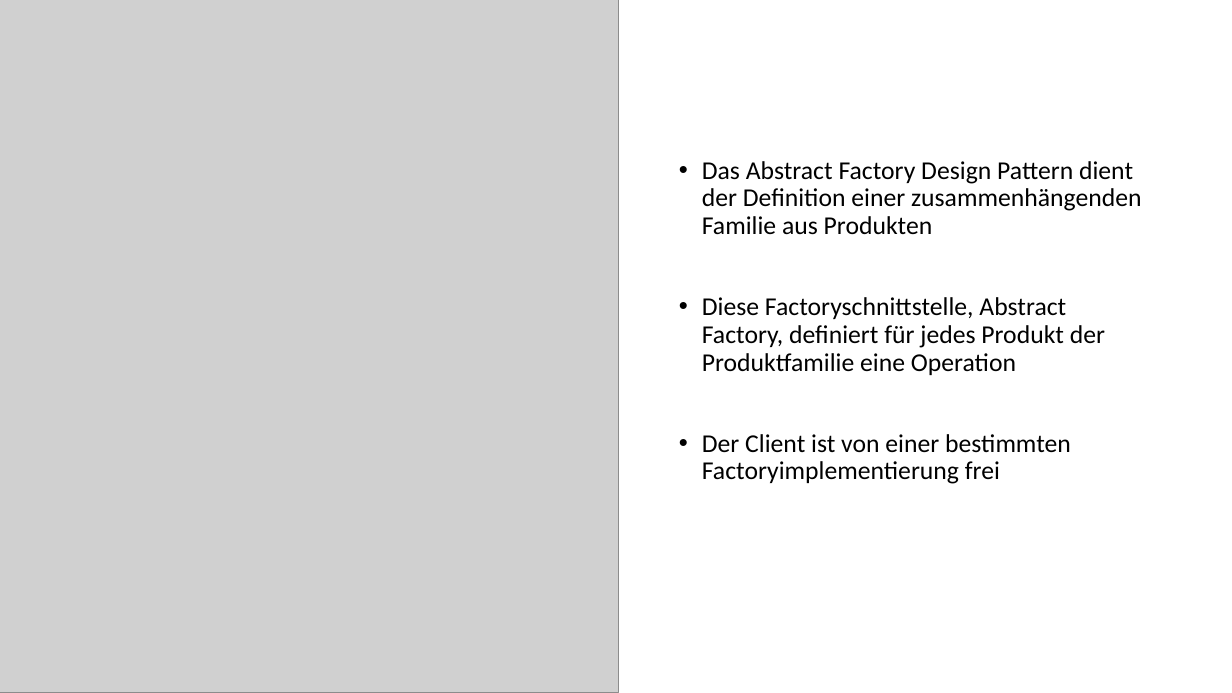
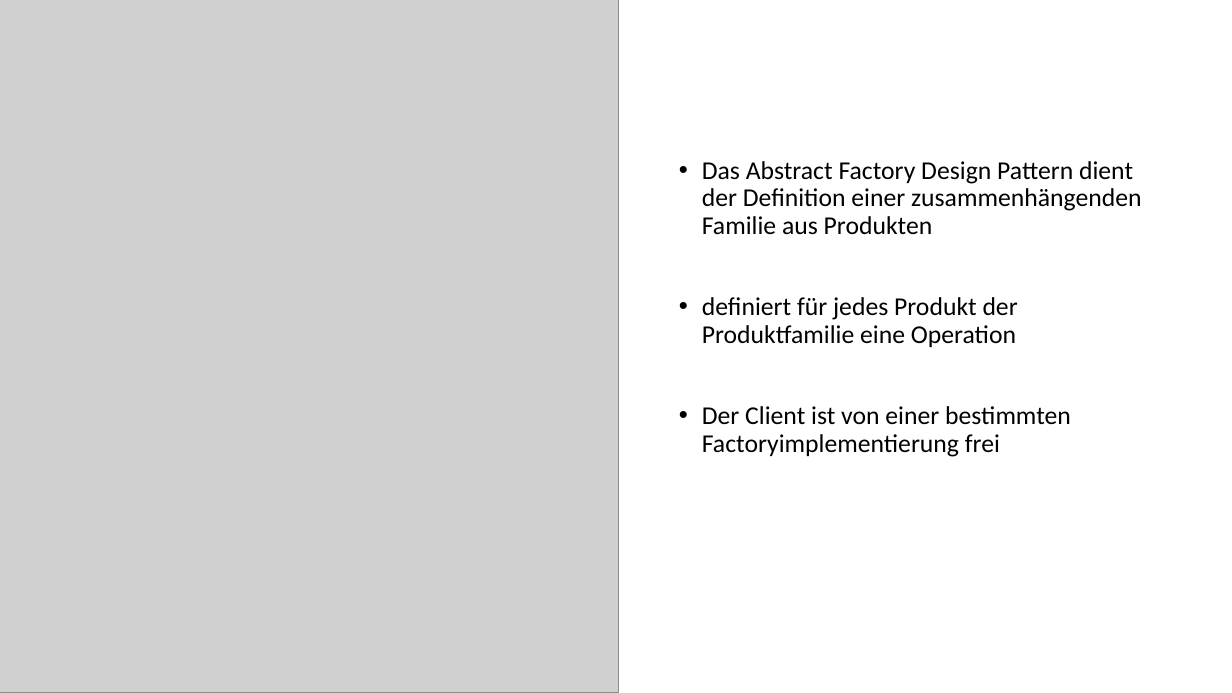
Before and after one commit to lara-109/4CHIF, a slide deck: slide 4 of POS/Abstract Factory.pptx. Drawn at 1232x693 pixels with LibreOffice and Linux fonts; fonts in the diff are those of the drawing; grey boxes stand for pictures. Boxes give left, top, right and bottom in pixels: in the first picture for what was removed or moved away, otherwise in the second. Text is boxed around its words. In the diff, an @@ line names an element or a change of style, - is before the commit and + after.

Commit message:
abstract factory

```diff
--- a/POS/Abstract Factory.pptx
+++ b/POS/Abstract Factory.pptx
@@ text at [702, 297, 1018, 347]: text changed @@
-• Diese Factoryschnittstelle, Abstract Factory, definiert für jedes Produkt der Produktfamilie eine Operation
+• definiert für jedes Produkt der Produktfamilie eine Operation
```
